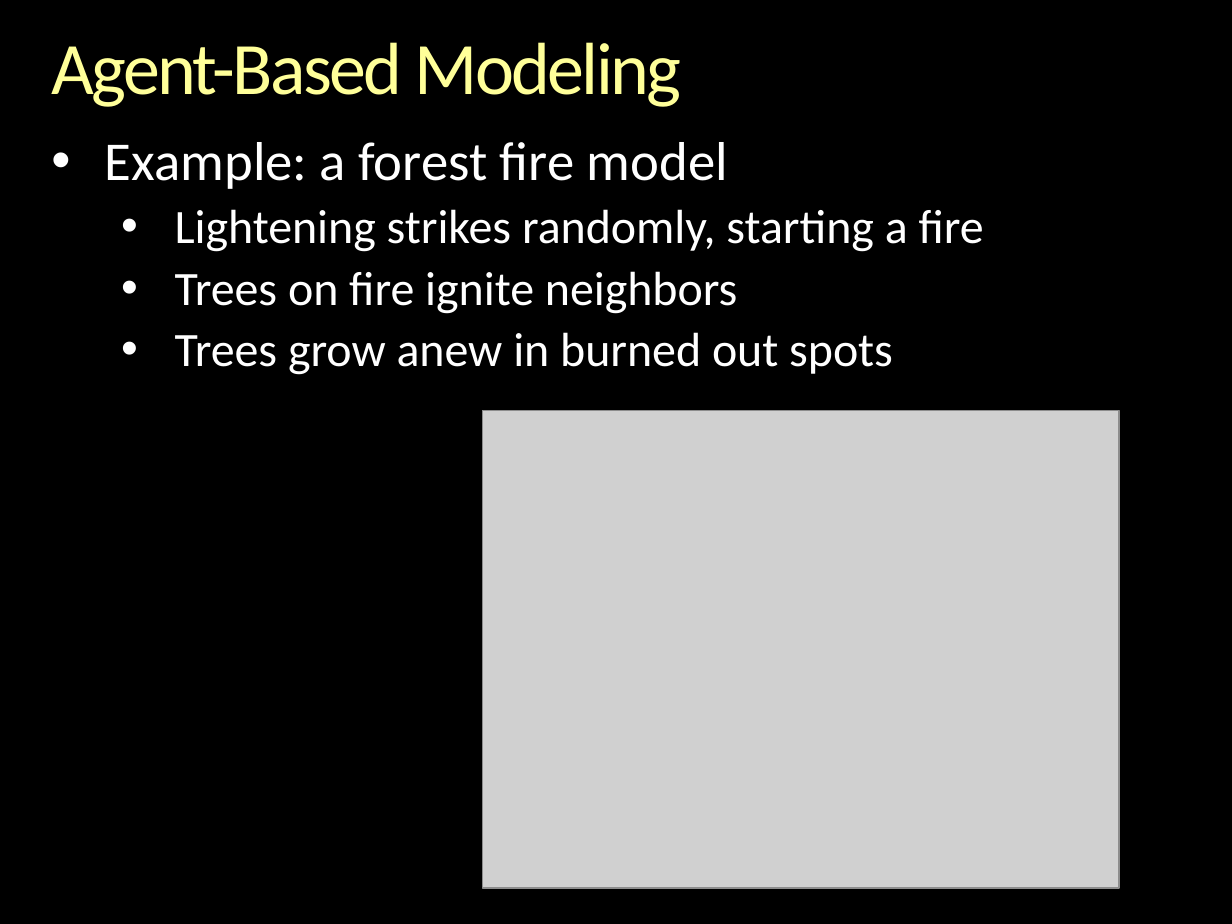
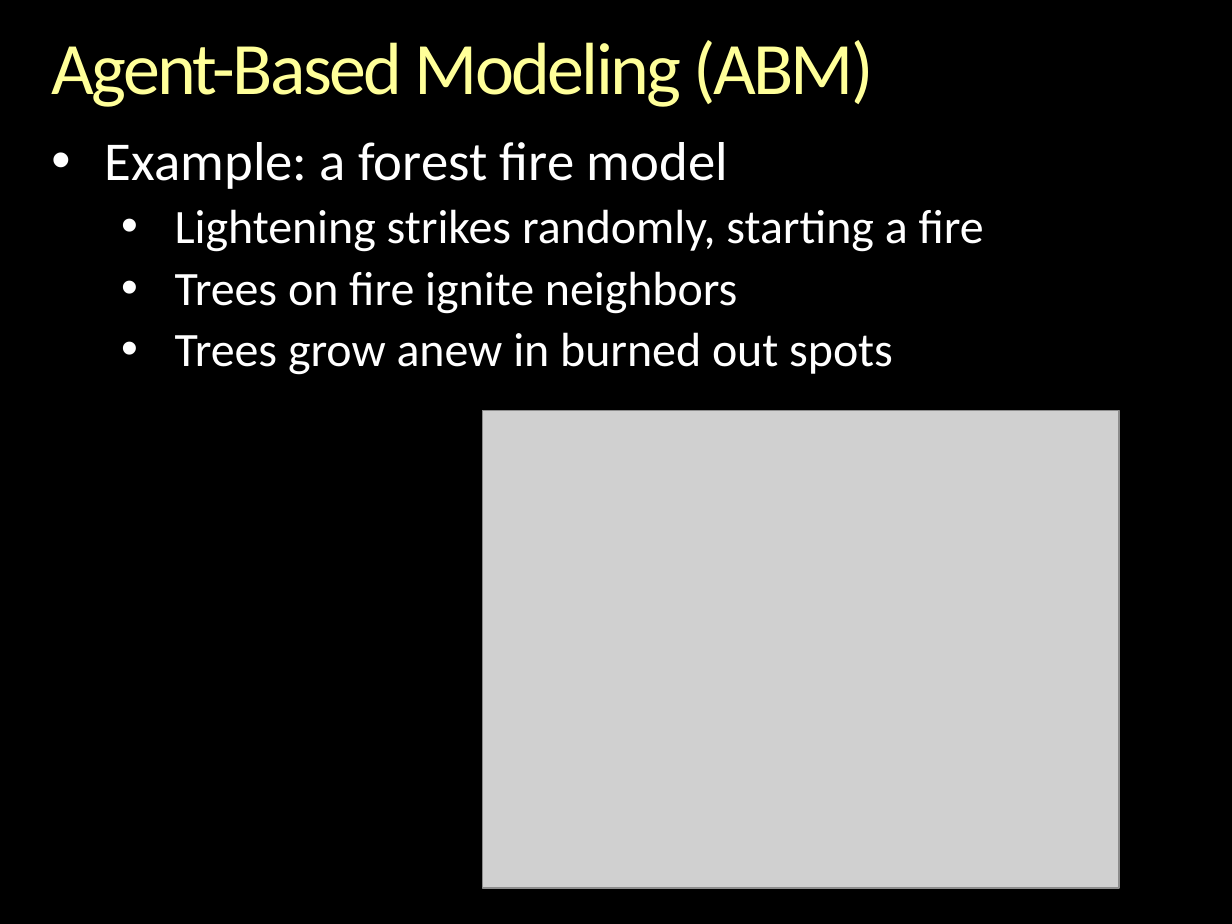
Before and after one commit to gcallah/indras_net, a slide deck: slide 7 of docs/ABMsAsAlgebraic.pptx. Drawn at 1232x924 pixels with LibreOffice and Linux fonts; fonts in the diff are those of the drawing; grey boxes stand for pictures; background and template pictures are left out. Boxes give left, top, right and bottom in pixels: in the first picture for what was removed or moved away, otherwise in the second. Text is boxed around its words. In the diff, an @@ line names an element or a change of style, - is before the commit and + after.

```diff
--- a/docs/ABMsAsAlgebraic.pptx
+++ b/docs/ABMsAsAlgebraic.pptx
@@ title at [51,40,874,107]: text changed @@
-Agent-Based Modeling
+Agent-Based Modeling (ABM)
```
Also in this commit, not shown: 4 other slides changed, 1 slide added, 1 other file.
